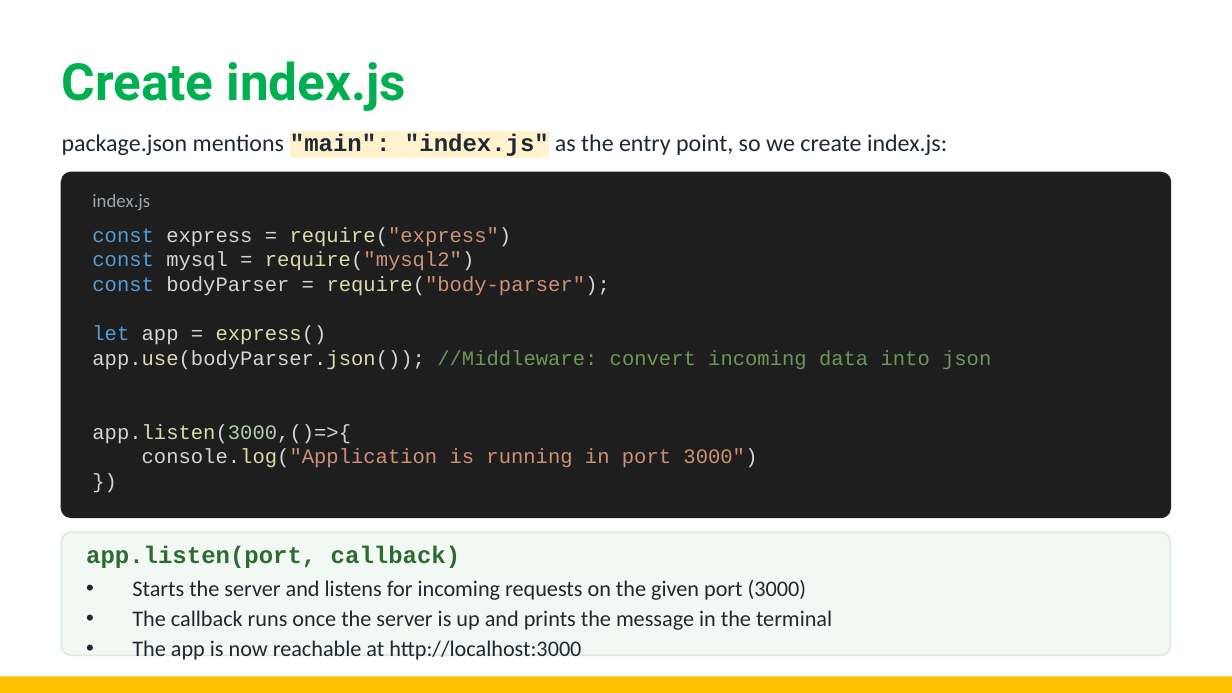
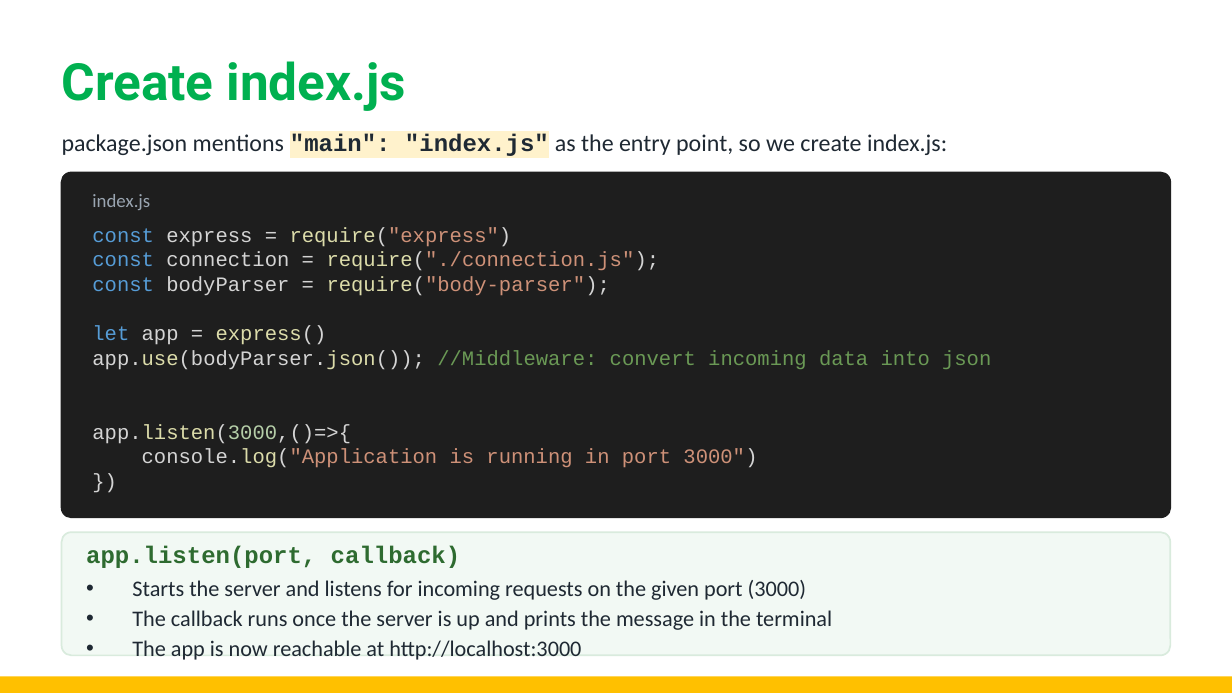
Before and after one commit to gautam100/GLA_Online_MCA_Sem1_2026, a slide deck: slide 3 of Session11/FSD1_Session11.pptx. Drawn at 1232x693 pixels with LibreOffice and Linux fonts; fonts in the diff are those of the drawing; background and template pictures are left out. Boxes give left, top, right and bottom in pixels: in the first picture for what was removed or moved away, otherwise in the second. Text is boxed around its words. In the diff, an @@ line names an element or a change of style, - is before the commit and + after.

```diff
--- a/Session11/FSD1_Session11.pptx
+++ b/Session11/FSD1_Session11.pptx
@@ text at [92, 252, 660, 271]: text changed; text colour #D4D4D4 to #CE9178 @@
-const mysql = require("mysql2")
+const connection = require("./connection.js");
```
Also in this commit, not shown: 2 slides added, 2 other files.
